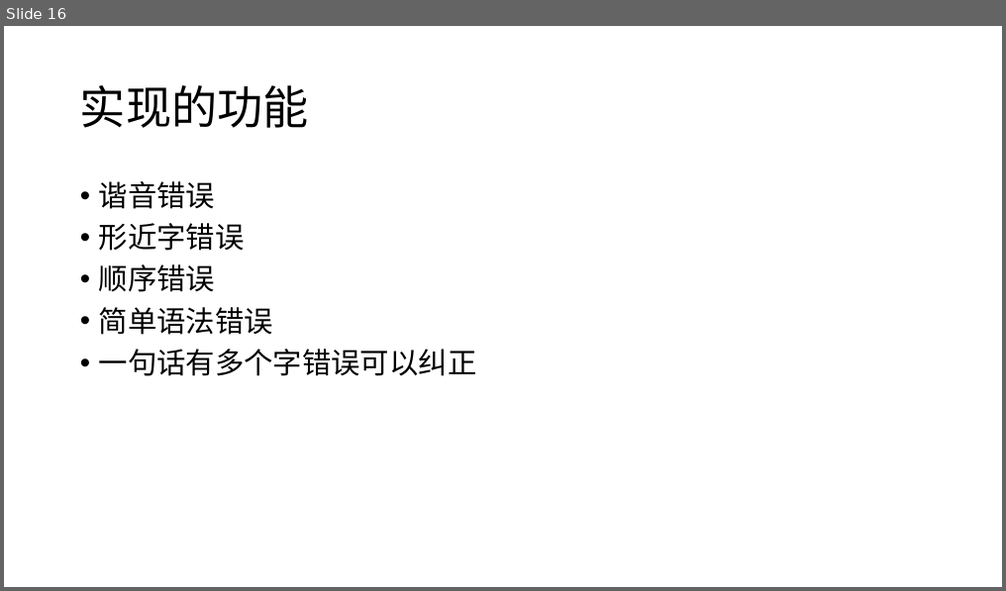
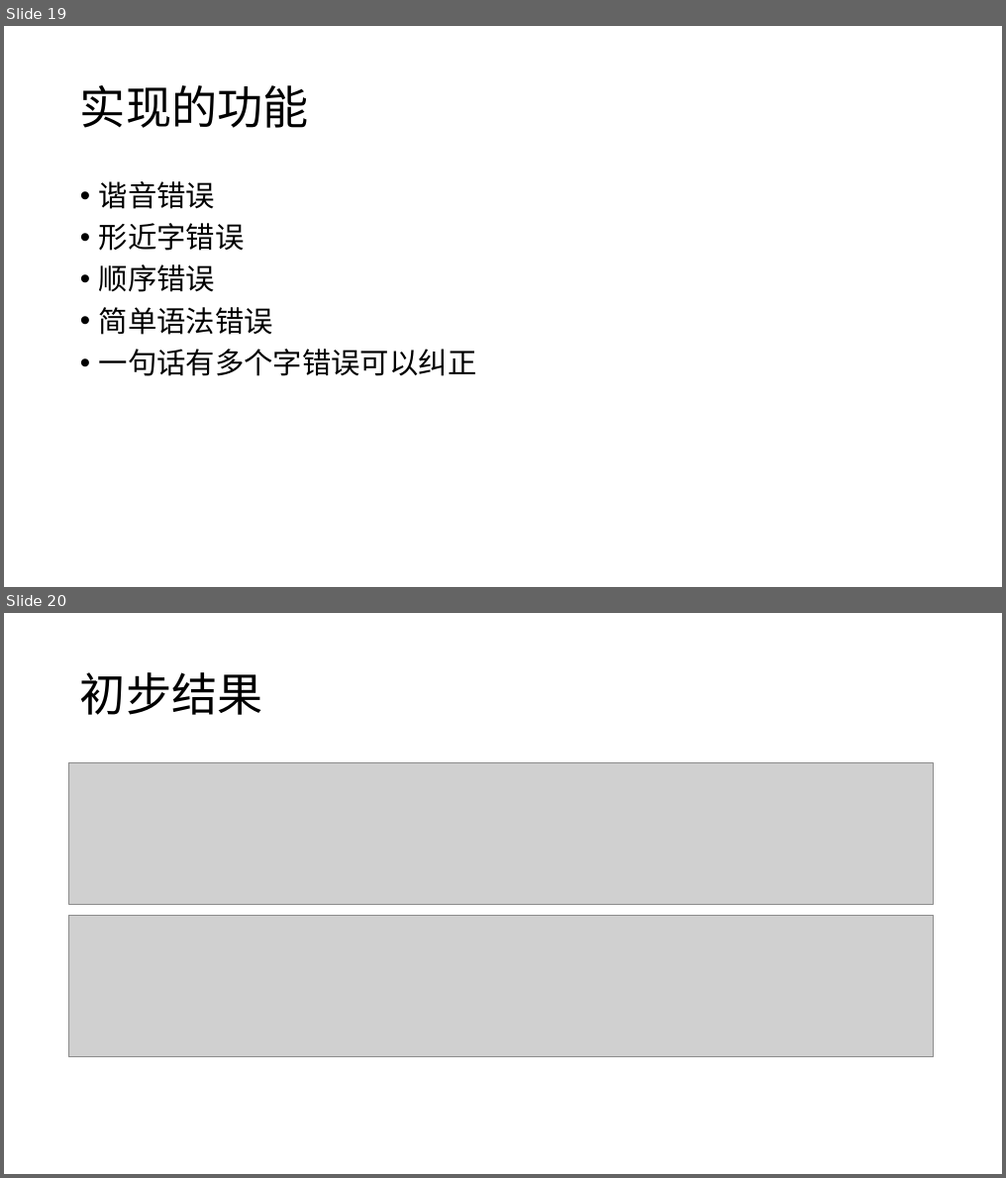
Before and after one commit to 01joy/query-correction, a slide deck: H-01.pptx. Shown one above the other, each under a label of ours: slide 16 before the commit, slides 19 and 20 after it. The pictures are 1006x591 and 1006x1178 pixels, drawn with LibreOffice and Linux fonts; fonts in the diff are those of the drawing; grey boxes stand for pictures. Boxes give left, top, right and bottom in pixels: in the first picture for what was removed or moved away, otherwise in the second. Text is boxed around its words. In the diff, an @@ line names an element or a change of style, - is before the commit and + after.

```diff
--- a/H-01.pptx
+++ b/H-01.pptx
@@ slide 20 added at [4,613,1002,1174], background #FFFFFF @@
@@ title added at [80,672,263,715], 44 pt, text #000000 @@
+初步结果
@@ picture added at [68,762,934,905] @@
@@ picture added at [68,916,934,1058] @@
@@ what was slide 16 is now slide 19 @@
```
Also in this commit, not shown: 6 slides changed, 5 other slides added, 1 slide removed.
